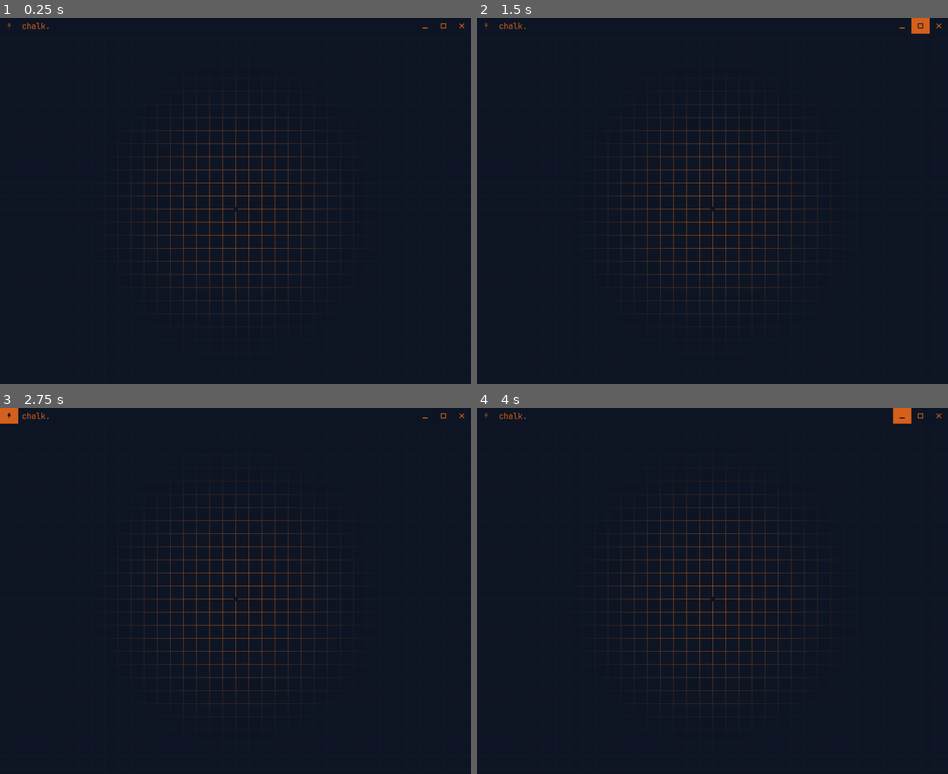
Above: before the commit, frames 1-4 (two rows, left to right).
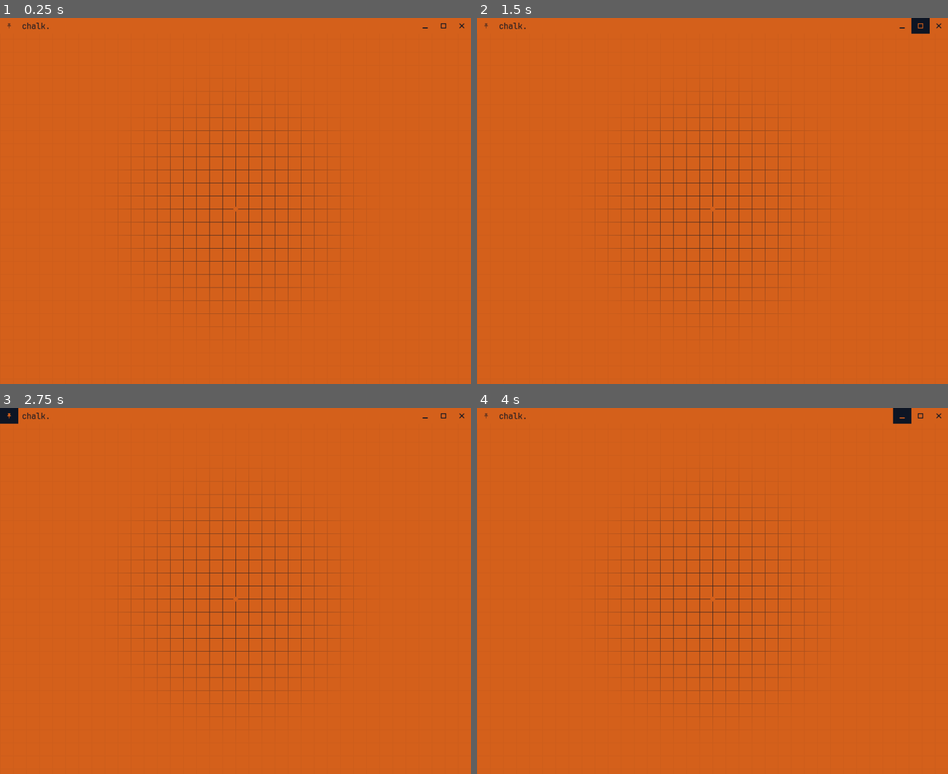
Above: after the commit, the same moments.

Repository: kyecedar/chalk
Game: Godot game, scene res://scenes/window/window.tscn
Same seed, same stepped clock (60 frames per second), same inputs: the game is played once before the commit and once after it.
Inputs (mouse positions are in pixels of both pictures, inside the frame that each line leads up to):
- Up to frame 1 (0.25 s): no input
- Up to frame 2 (1.5 s): click (900, 25) at 0.5 s; click (919, 25) at 1.25 s
- Up to frame 3 (2.75 s): click (9, 415) at 2 s
- Up to frame 4 (4 s): click (486, 415) at 2.75 s; click (900, 415) at 3.5 s

The runs differ from the first frame. In frame 1, 100% of the frame differs, in the area x 0-100%, y 0-100%; in frame 2, 100%; in frame 3, 100%; in frame 4, 100%.

Commit message:
fixed minimize when maximized.

Diff:
--- a/scenes/world.tscn
+++ b/scenes/world.tscn
@@ -11,7 +11,7 @@
 shader_parameter/secondary = null
 shader_parameter/opacity = 0.8
 shader_parameter/min_opacity = 0.05
-shader_parameter/offset = Vector2(-960, -528.5)
+shader_parameter/offset = Vector2(-450, -350)
 shader_parameter/radius = 300
 shader_parameter/grid_texture = ExtResource("3_vubba")
 
@@ -35,4 +35,10 @@
 offset_bottom = 5.0
 color = Color(0, 0, 0, 1)
 
+[node name="notes" type="Control" parent="."]
+layout_mode = 3
+anchors_preset = 0
+offset_right = 40.0
+offset_bottom = 40.0
+
 [node name="camera" type="Camera2D" parent="."]
--- a/scripts/auto/global.gd
+++ b/scripts/auto/global.gd
@@ -17,8 +17,8 @@
 var themes : Array = [
 	{
 		"name": "theme 1.",
-		"primary"   : "3e574f", # Outer Space
-		"secondary" : "c1cd96", # Spring Green
+		"primary"   : "c1cd96", # Spring Green
+		"secondary" : "3e574f", # Outer Space
 	},
 	{
 		"name": "theme 2.",
@@ -37,19 +37,19 @@
 	},
 	{
 		"name": "theme 5.",
-		"primary"   : "000000",
-		"secondary" : "d2ba60",
+		"primary"   : "d2ba60",
+		"secondary" : "000000",
 	},
 	{
 		"name": "theme 6.",
-		"primary"   : "000000",
-		"secondary" : "3dabe8",
+		"primary"   : "3dabe8",
+		"secondary" : "000000",
 	},
 ]
 
 @export var selected_theme : int = 3
-var theme_invert   := true
-var theme          : Dictionary
+var theme_invert := false
+var theme        : Dictionary
 
 var theme_callbacks : Array[Callable] = []
 
--- a/scripts/classes/Note.gd
+++ b/scripts/classes/Note.gd
@@ -1,2 +1,7 @@
 class_name Note
 extends Control
+
+
+
+func onThemeChange():
+	pass
--- a/scripts/window/titlebar.gd
+++ b/scripts/window/titlebar.gd
@@ -24,6 +24,7 @@
 var left_size = button_width + title_padding
 var right_size = button_width * 3 + title_padding
 
+var maximized       := false
 var following       := false
 var drag_start      := Vector2i()
 var drag_fullscreen := false
@@ -31,6 +32,9 @@
 var last_size       := Vector2i()
 var pin_toggle      := false
 
+var tobemaximized    := false
+var last_window_mode : int
+
 
 
 ###############
@@ -45,6 +49,13 @@
 func _process(_delta) -> void:
 	if following:
 		DisplayServer.window_set_position(DisplayServer.window_get_position() + Vector2i(get_global_mouse_position()) - drag_start)
+	elif tobemaximized:
+		if last_window_mode == DisplayServer.WINDOW_MODE_MINIMIZED && DisplayServer.window_get_mode() == DisplayServer.WINDOW_MODE_WINDOWED:
+			_on_maximize_pressed()
+			tobemaximized = false
+		else:
+			last_window_mode = DisplayServer.window_get_mode()
+
 
 
 func _on_theme_change() -> void:
@@ -126,11 +137,16 @@
 
 
 func _on_minimize_pressed() -> void:
+	if maximized:
+		tobemaximized = true
+		_on_maximize_pressed()
 	DisplayServer.window_set_mode(DisplayServer.WINDOW_MODE_MINIMIZED)
 
 
 func _on_maximize_pressed() -> void:
 	var mode : int = DisplayServer.window_get_mode()
+
+	maximized = (mode == DisplayServer.WINDOW_MODE_FULLSCREEN or mode == DisplayServer.WINDOW_MODE_MAXIMIZED)
 
 	if mode == DisplayServer.WINDOW_MODE_FULLSCREEN or mode == DisplayServer.WINDOW_MODE_MAXIMIZED:
 		DisplayServer.window_set_mode(DisplayServer.WINDOW_MODE_WINDOWED)
@@ -141,6 +157,8 @@
 		last_size = DisplayServer.window_get_size()
 		DisplayServer.window_set_mode(DisplayServer.WINDOW_MODE_MAXIMIZED)
 
+	maximized = !maximized
+
 
 func _on_close_pressed() -> void:
 	chalk.quit()
